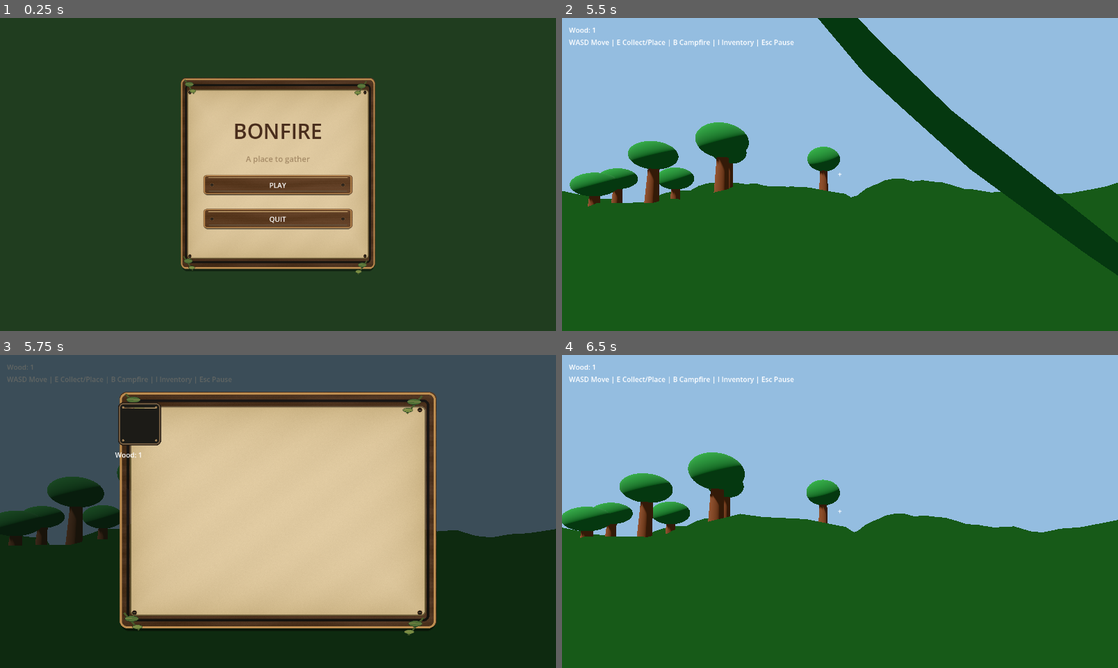
Above: before the commit, frames 1-4 (two rows, left to right).
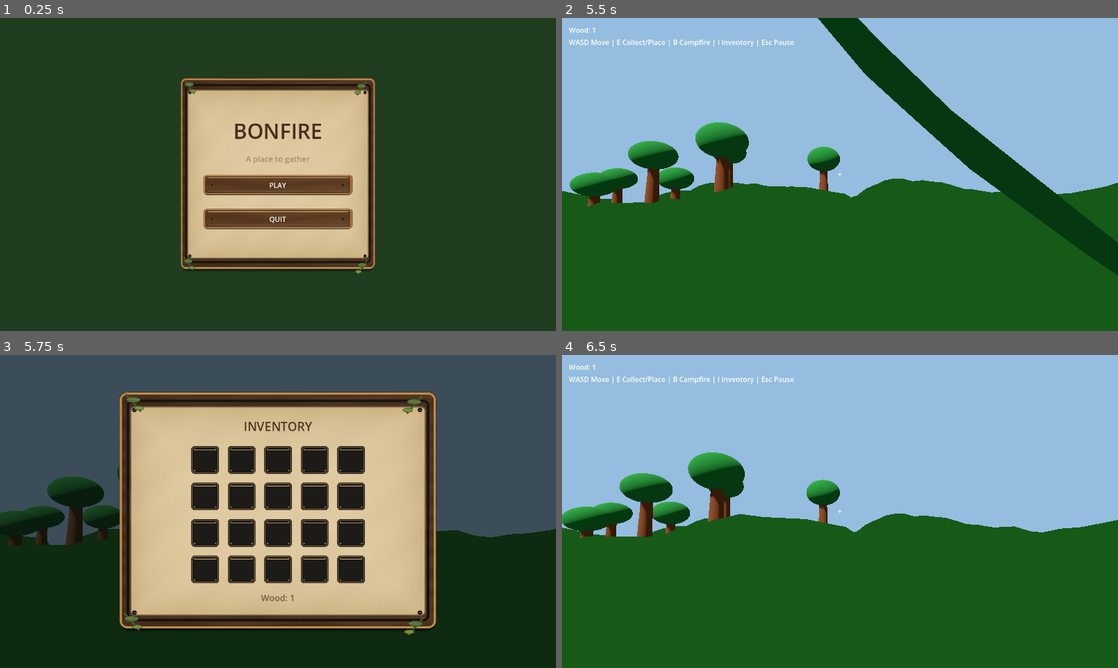
Above: after the commit, the same moments.

Repository: SaydRomey/Bonfire
Game: Godot game, scene res://scenes/main_menu.tscn
Two runs of this game, one before a commit and one after it. Both use one fixed random seed, a clock stepped at 60 frames per second and the inputs below.
Inputs (mouse positions are in pixels of both pictures, inside the frame that each line leads up to):
- Up to frame 1 (0.25 s): no input
- Up to frame 2 (5.5 s): click "PLAY" at 0.5 s; move the mouse to (867, 174) at 1.27 s; press the mouse at (867, 174) at 1.28 s; hold W (move_forward) from 1.28 s (still down); tap Space (jump) at 1.52, 2.27, 3.77, 4.52, 5.27 s; move the mouse to (812, 174) at 2.02 s; release the mouse at (812, 174) at 2.03 s; tap E (interact) at 2.1 s; move the mouse to (851, 168) at 2.77 s; hold B (place_campfire) 2.78-3.53 s; move the mouse to (834, 180) at 3.52 s; click (834, 180) at 3.6 s; move the mouse to (878, 177) at 4.27 s; hold E (interact) 4.28-5.03 s; right-click (878, 177) at 4.9 s; move the mouse to (795, 171) at 5.02 s; tap B (place_campfire) at 5.1 s
- Up to frame 3 (5.75 s): keep holding W (move_forward); tap I (toggle_inventory) at 5.65 s
- Up to frame 4 (6.5 s): move the mouse to (867, 511) at 5.77 s; release W (move_forward) at 5.78 s; press the mouse at (867, 511) at 5.78 s; hold S (move_backward) from 5.78 s (still down); tap Escape (ui_cancel) at 6.4 s

Frames 1-2 are identical in both runs. In frame 3, 10% of the frame differs, in the area x 1-66%, y 3-79%; in frame 4, nothing differs.

Commit message:
fixes in menus; pause and inventory

Diff:
--- a/scenes/ui/inventory.tscn
+++ b/scenes/ui/inventory.tscn
@@ -4,6 +4,14 @@
 [ext_resource type="Texture2D" uid="uid://b8n4djd14y5n" path="res://assets/ui/overlays/menu_dimmer.png" id="1_xeaml"]
 [ext_resource type="Texture2D" uid="uid://p3lgkdg2o8gg" path="res://assets/ui/slots/inventory_slot_normal.png" id="2_xeaml"]
 
+[sub_resource type="LabelSettings" id="LabelSettings_exu2g"]
+font_size = 28
+font_color = Color(0.3137255, 0.20784314, 0.12941177, 1)
+
+[sub_resource type="LabelSettings" id="LabelSettings_xeaml"]
+font_size = 20
+font_color = Color(0.45882353, 0.35686275, 0.25490198, 1)
+
 [node name="InventoryMenu" type="Control" unique_id=585163030]
 layout_mode = 3
 anchors_preset = 15
@@ -13,9 +21,12 @@
 grow_vertical = 2
 
 [node name="Dimmer" type="TextureRect" parent="." unique_id=330652031]
-layout_mode = 0
-offset_right = 40.0
-offset_bottom = 40.0
+layout_mode = 1
+anchors_preset = 15
+anchor_right = 1.0
+anchor_bottom = 1.0
+grow_horizontal = 2
+grow_vertical = 2
 texture = ExtResource("1_xeaml")
 
 [node name="CenterContainer" type="CenterContainer" parent="." unique_id=1847863947]
@@ -31,22 +42,161 @@
 layout_mode = 2
 texture = ExtResource("1_avmd0")
 
-[node name="Content" type="VBoxContainer" parent="CenterContainer/Panel" unique_id=1764512737]
-layout_mode = 0
-offset_right = 40.0
-offset_bottom = 40.0
-
-[node name="Heading" type="Label" parent="CenterContainer/Panel/Content" unique_id=1489072288]
-layout_mode = 2
-
-[node name="InventoryGrid" type="GridContainer" parent="CenterContainer/Panel/Content" unique_id=1475530611]
-layout_mode = 2
+[node name="MarginContainer" type="MarginContainer" parent="CenterContainer/Panel" unique_id=754288589]
+layout_mode = 1
+anchors_preset = 15
+anchor_right = 1.0
+anchor_bottom = 1.0
+grow_horizontal = 2
+grow_vertical = 2
+theme_override_constants/margin_left = 50
+theme_override_constants/margin_top = 50
+theme_override_constants/margin_right = 50
+theme_override_constants/margin_bottom = 50
+
+[node name="Content" type="VBoxContainer" parent="CenterContainer/Panel/MarginContainer" unique_id=1764512737]
+layout_mode = 2
+size_flags_horizontal = 4
+size_flags_vertical = 4
+theme_override_constants/separation = 15
+
+[node name="Heading" type="Label" parent="CenterContainer/Panel/MarginContainer/Content" unique_id=1489072288]
+custom_minimum_size = Vector2(0, 45)
+layout_mode = 2
+text = "INVENTORY"
+label_settings = SubResource("LabelSettings_exu2g")
+horizontal_alignment = 1
+
+[node name="InventoryGrid" type="GridContainer" parent="CenterContainer/Panel/MarginContainer/Content" unique_id=1475530611]
+layout_mode = 2
+size_flags_horizontal = 4
+theme_override_constants/h_separation = 12
+theme_override_constants/v_separation = 12
 columns = 5
 
-[node name="TextureRect" type="TextureRect" parent="CenterContainer/Panel/Content/InventoryGrid" unique_id=1601134991]
-custom_minimum_size = Vector2(72, 72)
-layout_mode = 2
-texture = ExtResource("2_xeaml")
-
-[node name="WoodCount" type="Label" parent="CenterContainer/Panel/Content" unique_id=1267560055]
-layout_mode = 2
+[node name="TextureRect" type="TextureRect" parent="CenterContainer/Panel/MarginContainer/Content/InventoryGrid" unique_id=1601134991]
+custom_minimum_size = Vector2(72, 72)
+layout_mode = 2
+texture = ExtResource("2_xeaml")
+expand_mode = 1
+
+[node name="TextureRect2" type="TextureRect" parent="CenterContainer/Panel/MarginContainer/Content/InventoryGrid" unique_id=634622607]
+custom_minimum_size = Vector2(72, 72)
+layout_mode = 2
+texture = ExtResource("2_xeaml")
+expand_mode = 1
+
+[node name="TextureRect3" type="TextureRect" parent="CenterContainer/Panel/MarginContainer/Content/InventoryGrid" unique_id=1154469189]
+custom_minimum_size = Vector2(72, 72)
+layout_mode = 2
+texture = ExtResource("2_xeaml")
+expand_mode = 1
+
+[node name="TextureRect4" type="TextureRect" parent="CenterContainer/Panel/MarginContainer/Content/InventoryGrid" unique_id=67549575]
+custom_minimum_size = Vector2(72, 72)
+layout_mode = 2
+texture = ExtResource("2_xeaml")
+expand_mode = 1
+
+[node name="TextureRect5" type="TextureRect" parent="CenterContainer/Panel/MarginContainer/Content/InventoryGrid" unique_id=1768844752]
+custom_minimum_size = Vector2(72, 72)
+layout_mode = 2
+texture = ExtResource("2_xeaml")
+expand_mode = 1
+
+[node name="TextureRect6" type="TextureRect" parent="CenterContainer/Panel/MarginContainer/Content/InventoryGrid" unique_id=474261530]
+custom_minimum_size = Vector2(72, 72)
+layout_mode = 2
+texture = ExtResource("2_xeaml")
+expand_mode = 1
+
+[node name="TextureRect7" type="TextureRect" parent="CenterContainer/Panel/MarginContainer/Content/InventoryGrid" unique_id=1437757868]
+custom_minimum_size = Vector2(72, 72)
+layout_mode = 2
+texture = ExtResource("2_xeaml")
+expand_mode = 1
+
+[node name="TextureRect8" type="TextureRect" parent="CenterContainer/Panel/MarginContainer/Content/InventoryGrid" unique_id=2074923385]
+custom_minimum_size = Vector2(72, 72)
+layout_mode = 2
+texture = ExtResource("2_xeaml")
+expand_mode = 1
+
+[node name="TextureRect9" type="TextureRect" parent="CenterContainer/Panel/MarginContainer/Content/InventoryGrid" unique_id=347551368]
+custom_minimum_size = Vector2(72, 72)
+layout_mode = 2
+texture = ExtResource("2_xeaml")
+expand_mode = 1
+
+[node name="TextureRect10" type="TextureRect" parent="CenterContainer/Panel/MarginContainer/Content/InventoryGrid" unique_id=542165187]
+custom_minimum_size = Vector2(72, 72)
+layout_mode = 2
+texture = ExtResource("2_xeaml")
+expand_mode = 1
+
+[node name="TextureRect11" type="TextureRect" parent="CenterContainer/Panel/MarginContainer/Content/InventoryGrid" unique_id=723969760]
+custom_minimum_size = Vector2(72, 72)
+layout_mode = 2
+texture = ExtResource("2_xeaml")
+expand_mode = 1
+
+[node name="TextureRect12" type="TextureRect" parent="CenterContainer/Panel/MarginContainer/Content/InventoryGrid" unique_id=1947276209]
+custom_minimum_size = Vector2(72, 72)
+layout_mode = 2
+texture = ExtResource("2_xeaml")
+expand_mode = 1
+
+[node name="TextureRect13" type="TextureRect" parent="CenterContainer/Panel/MarginContainer/Content/InventoryGrid" unique_id=954956143]
+custom_minimum_size = Vector2(72, 72)
+layout_mode = 2
+texture = ExtResource("2_xeaml")
+expand_mode = 1
+
+[node name="TextureRect14" type="TextureRect" parent="CenterContainer/Panel/MarginContainer/Content/InventoryGrid" unique_id=779530687]
+custom_minimum_size = Vector2(72, 72)
+layout_mode = 2
+texture = ExtResource("2_xeaml")
+expand_mode = 1
+
+[node name="TextureRect15" type="TextureRect" parent="CenterContainer/Panel/MarginContainer/Content/InventoryGrid" unique_id=238047444]
+custom_minimum_size = Vector2(72, 72)
+layout_mode = 2
+texture = ExtResource("2_xeaml")
+expand_mode = 1
+
+[node name="TextureRect16" type="TextureRect" parent="CenterContainer/Panel/MarginContainer/Content/InventoryGrid" unique_id=531626711]
+custom_minimum_size = Vector2(72, 72)
+layout_mode = 2
+texture = ExtResource("2_xeaml")
+expand_mode = 1
+
+[node name="TextureRect17" type="TextureRect" parent="CenterContainer/Panel/MarginContainer/Content/InventoryGrid" unique_id=529374181]
+custom_minimum_size = Vector2(72, 72)
+layout_mode = 2
+texture = ExtResource("2_xeaml")
+expand_mode = 1
+
+[node name="TextureRect18" type="TextureRect" parent="CenterContainer/Panel/MarginContainer/Content/InventoryGrid" unique_id=645587617]
+custom_minimum_size = Vector2(72, 72)
+layout_mode = 2
+texture = ExtResource("2_xeaml")
+expand_mode = 1
+
+[node name="TextureRect19" type="TextureRect" parent="CenterContainer/Panel/MarginContainer/Content/InventoryGrid" unique_id=34812180]
+custom_minimum_size = Vector2(72, 72)
+layout_mode = 2
+texture = ExtResource("2_xeaml")
+expand_mode = 1
+
+[node name="TextureRect20" type="TextureRect" parent="CenterContainer/Panel/MarginContainer/Content/InventoryGrid" unique_id=101810114]
+custom_minimum_size = Vector2(72, 72)
+layout_mode = 2
+texture = ExtResource("2_xeaml")
+expand_mode = 1
+
+[node name="WoodCount" type="Label" parent="CenterContainer/Panel/MarginContainer/Content" unique_id=1267560055]
+custom_minimum_size = Vector2(0, 30)
+layout_mode = 2
+theme_override_font_sizes/font_size = 20
+label_settings = SubResource("LabelSettings_xeaml")
+horizontal_alignment = 1
--- a/scenes/ui/pause_menu.tscn
+++ b/scenes/ui/pause_menu.tscn
@@ -88,7 +88,6 @@
 [node name="MainMenuButton" type="TextureButton" parent="CenterContainer/Panel/MarginContainer/Buttons" unique_id=886611913]
 custom_minimum_size = Vector2(280, 60)
 layout_mode = 2
-mouse_filter = 2
 texture_normal = ExtResource("3_4inpj")
 texture_pressed = ExtResource("4_8fwbo")
 texture_hover = ExtResource("5_2rlsb")
@@ -110,7 +109,6 @@
 [node name="QuitButton" type="TextureButton" parent="CenterContainer/Panel/MarginContainer/Buttons" unique_id=787733073]
 custom_minimum_size = Vector2(280, 60)
 layout_mode = 2
-mouse_filter = 2
 texture_normal = ExtResource("3_4inpj")
 texture_pressed = ExtResource("4_8fwbo")
 texture_hover = ExtResource("5_2rlsb")
--- a/scripts/hud.gd
+++ b/scripts/hud.gd
@@ -23,7 +23,7 @@
 @onready var inventory_menu: Control = $InventoryMenu
 
 @onready var inventory_wood_count: Label = \
-	$InventoryMenu/CenterContainer/Panel/Content/WoodCount
+	$InventoryMenu/CenterContainer/Panel/MarginContainer/Content/WoodCount
 
 @onready var resume_button: TextureButton = \
 	$PauseMenu/CenterContainer/Panel/MarginContainer/Buttons/ResumeButton
@@ -79,6 +79,9 @@
 func _set_screen(screen: Screen) -> void:
 	current_screen = screen
 
+	wood_label.visible = screen == Screen.GAME
+	help_label.visible = screen == Screen.GAME
+
 	pause_menu.visible = screen == Screen.PAUSE
 	inventory_menu.visible = screen == Screen.INVENTORY
 
--- a/scripts/player.gd
+++ b/scripts/player.gd
@@ -32,10 +32,6 @@
 func _unhandled_input(event: InputEvent) -> void:
 	if event is InputEventMouseMotion:
 		_rotate_view(event.relative)
-
-	#if event.is_action_pressed("ui_cancel"):
-		#get_tree().quit()  # Esc quits the running game, even in placement mode.
-		#return
 
 	if event.is_action_pressed("place_campfire"):
 		if placement_mode:
